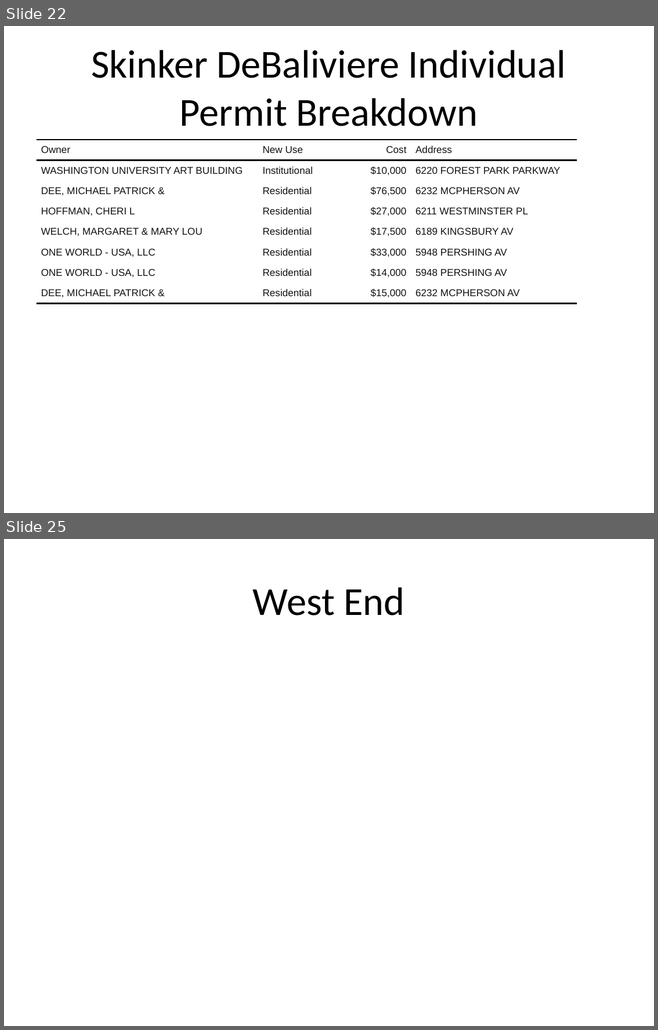
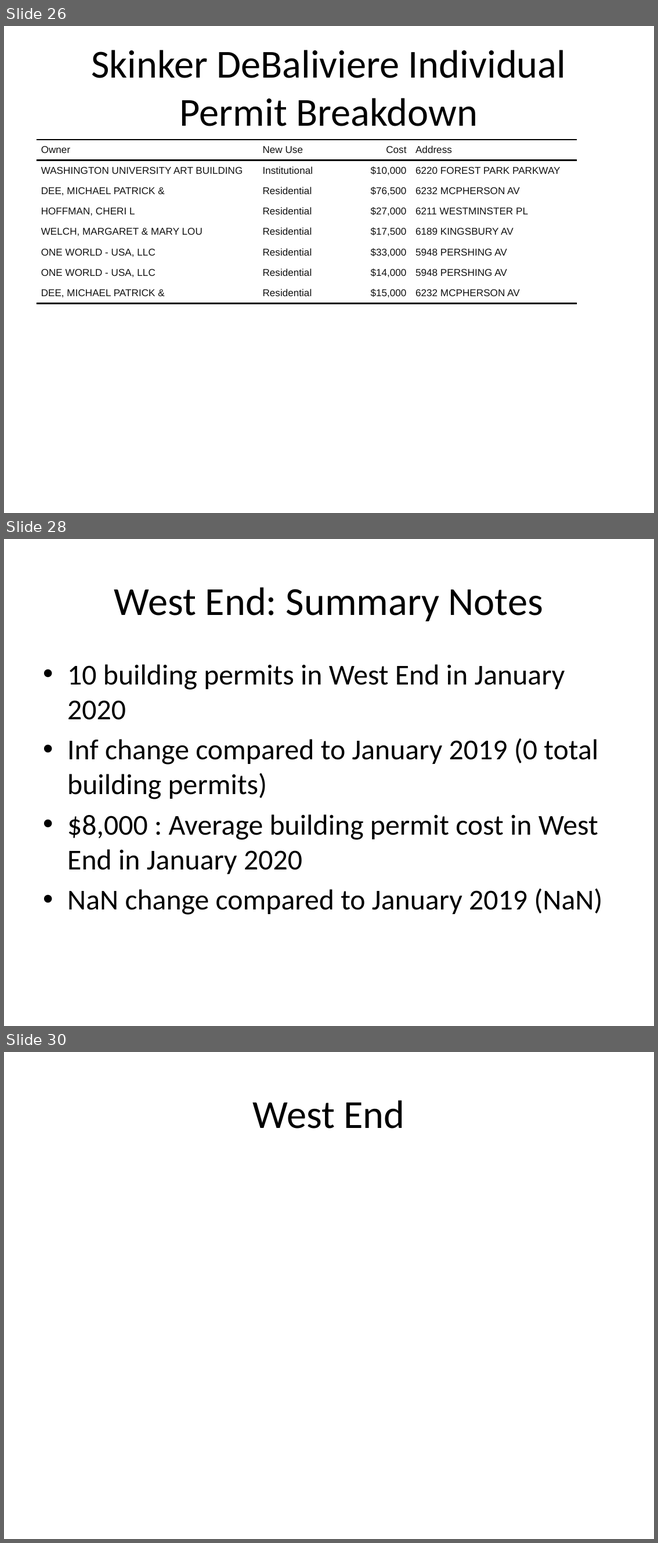
Before and after one commit to wumcrc/stl-building-permits, a slide deck: results/2020/January/finalreport.pptx. Shown one above the other, each under a label of ours: slides 22 and 25 before the commit, slides 26, 28 and 30 after it; the slides between them are not shown. The pictures are 658x1030 and 658x1543 pixels, drawn with LibreOffice and Linux fonts; fonts in the diff are those of the drawing; background and template pictures are left out. Boxes give left, top, right and bottom in pixels: in the first picture for what was removed or moved away, otherwise in the second. Text is boxed around its words. In the diff, an @@ line names an element or a change of style, - is before the commit and + after.

```diff
--- a/results/2020/January/finalreport.pptx
+++ b/results/2020/January/finalreport.pptx
@@ slide 28 added at [4,539,654,1026], background #FFFFFF @@
@@ title added at [114,587,543,621], 44 pt, text #000000 @@
+West End: Summary Notes
@@ text added at [67,664,602,915], 32 pt, text #000000 @@
+• 10 building permits in West End in January 2020
+• Inf change compared to January 2019 (0 total building permits)
+• $8,000 : Average building permit cost in West End in January 2020
+• NaN change compared to January 2019 (NaN)
@@ what was slide 22 is now slide 26 @@
@@ what was slide 25 is now slide 30 @@
```
Also in this commit, not shown: 10 slides changed, 9 other slides added, 11 other files.
